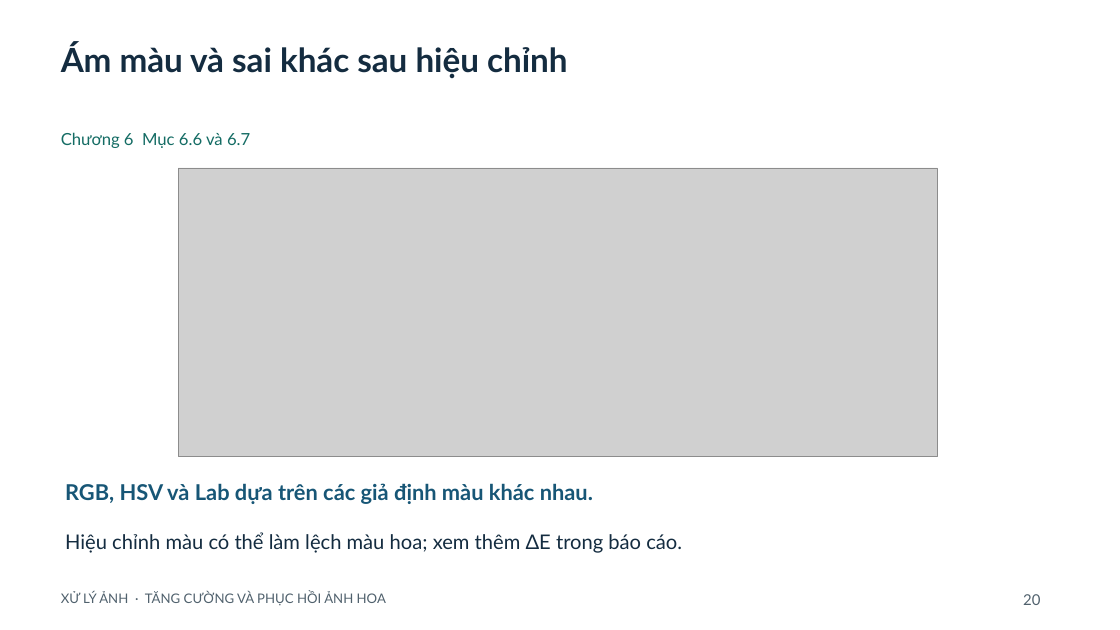
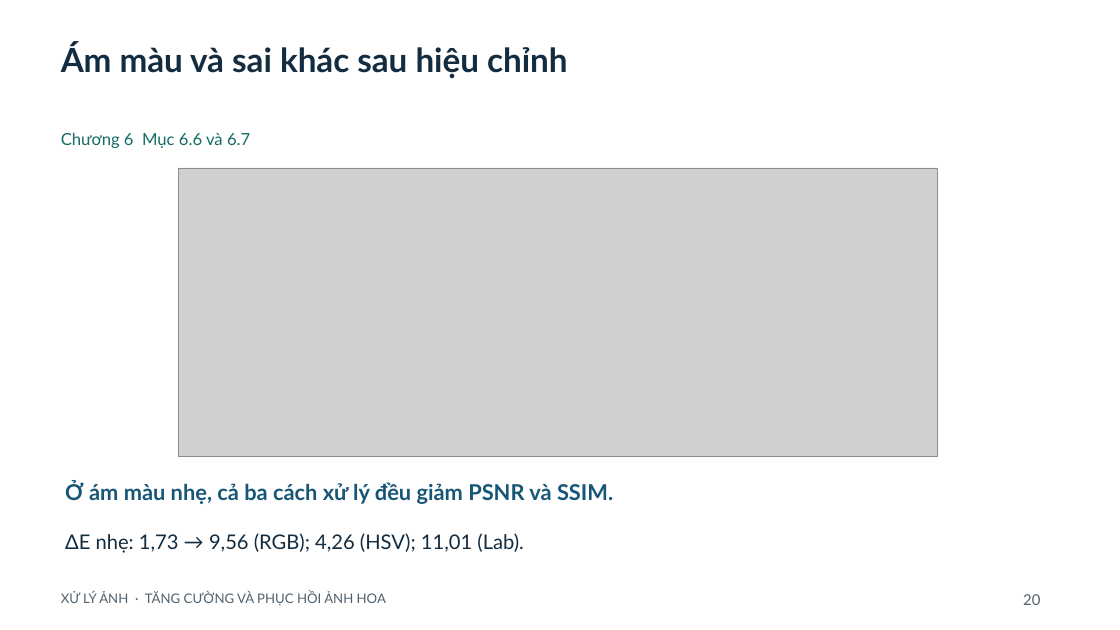
Before and after one commit to ngtd-2609/flower-image-restoration-cnn, a slide deck: slide 20 of docs/SLIDES_REVISED.pptx. Drawn at 1120x630 pixels with LibreOffice and Linux fonts; fonts in the diff are those of the drawing; grey boxes stand for pictures. Boxes give left, top, right and bottom in pixels: in the first picture for what was removed or moved away, otherwise in the second. Text is boxed around its words. In the diff, an @@ line names an element or a change of style, - is before the commit and + after.

```diff
--- a/docs/SLIDES_REVISED.pptx
+++ b/docs/SLIDES_REVISED.pptx
@@ text at bbox=[65, 481, 613, 504]: text changed @@
-RGB, HSV và Lab dựa trên các giả định màu khác nhau.
+Ở ám màu nhẹ, cả ba cách xử lý đều giảm PSNR và SSIM.
@@ text at bbox=[65, 533, 524, 553]: text changed @@
-Hiệu chỉnh màu có thể làm lệch màu hoa; xem thêm ΔE trong báo cáo.
+ΔE nhẹ: 1,73 → 9,56 (RGB); 4,26 (HSV); 11,01 (Lab).
```
Also in this commit, not shown: 18 other slides changed, 4 other files.
